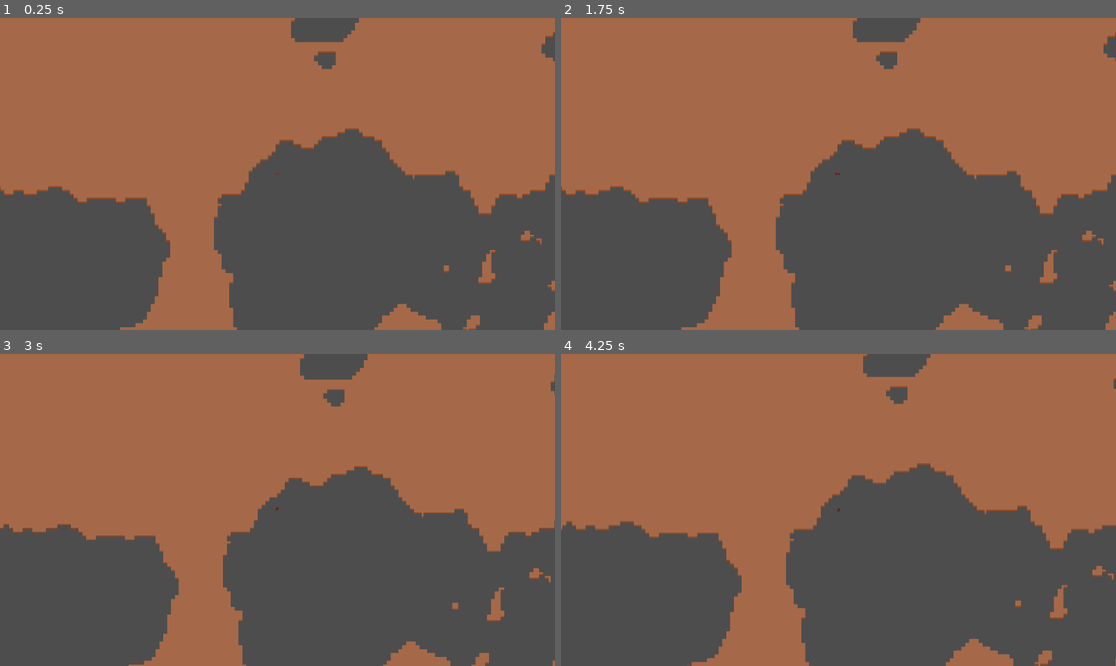
Above: before the commit, frames 1-4 (two rows, left to right).
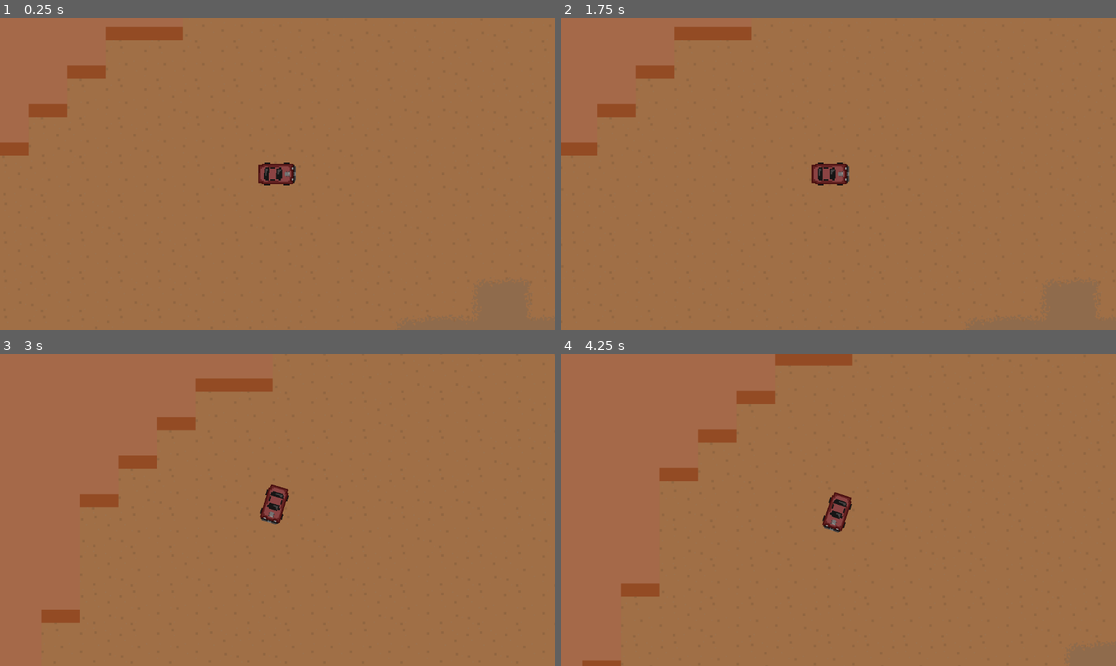
Above: after the commit, the same moments.

Repository: Luminescent-Cheese/untitled-car-game
Game: Godot game, scene res://test_scene.tscn
Same seed, same stepped clock (60 frames per second), same inputs: the game is played once before the commit and once after it.
Inputs:
- Up to frame 1 (0.25 s): no input
- Up to frame 2 (1.75 s): tap Enter at 0.5 s; hold D (right) 0.53-1.28 s; tap Space at 1.25 s; hold S (reverse) from 1.28 s (still down)
- Up to frame 3 (3 s): release S (reverse) at 2.03 s; hold D (right) 2.03-2.78 s; hold W (accelerate) from 2.78 s (still down)
- Up to frame 4 (4.25 s): release W (accelerate) at 3.53 s; hold A (left) from 3.53 s (still down)

The runs differ from the first frame. In frame 1, 45% of the frame differs, in the area x 0-100%, y 0-100%; in frame 2, 45%; in frame 3, 44%; in frame 4, 45%.

Commit message:
Updated Procederal Generation
added more tiles so it looks half decent, also optimized slightly

Diff:
--- a/car.tscn
+++ b/Car/car.tscn
@@ -1,9 +1,9 @@
 [gd_scene load_steps=8 format=3 uid="uid://df354sfjqje18"]
 
-[ext_resource type="Script" uid="uid://c7nyf8jvr5it0" path="res://DriveController.gd" id="1_uoj53"]
-[ext_resource type="Curve" uid="uid://d0cwecvo8kkaa" path="res://steering curve.tres" id="2_06lh1"]
-[ext_resource type="Texture2D" uid="uid://bj7fbixt561cp" path="res://NewCar.png" id="2_uoj53"]
-[ext_resource type="Script" uid="uid://n8mpng4n1e4s" path="res://tire_skid.gd" id="3_k61xc"]
+[ext_resource type="Script" uid="uid://c7nyf8jvr5it0" path="res://Car/DriveController.gd" id="1_uoj53"]
+[ext_resource type="Curve" uid="uid://d0cwecvo8kkaa" path="res://Car/steering curve.tres" id="2_06lh1"]
+[ext_resource type="Texture2D" uid="uid://bj7fbixt561cp" path="res://Car/NewCar.png" id="2_uoj53"]
+[ext_resource type="Script" uid="uid://n8mpng4n1e4s" path="res://Car/tire_skid.gd" id="3_k61xc"]
 
 [sub_resource type="CapsuleShape2D" id="CapsuleShape2D_k61xc"]
 radius = 42.0
@@ -31,7 +31,7 @@
 shape = SubResource("CapsuleShape2D_k61xc")
 
 [node name="Camera2D" type="Camera2D" parent="."]
-zoom = Vector2(0.05, 0.05)
+zoom = Vector2(0.5, 0.5)
 position_smoothing_enabled = true
 
 [node name="skidLines" type="Node2D" parent="."]
--- a/skid.tscn
+++ b/Car/skid.tscn
@@ -1,6 +1,6 @@
 [gd_scene load_steps=3 format=3 uid="uid://b14prd8mnvt2w"]
 
-[ext_resource type="Script" uid="uid://dcga3r30e38cl" path="res://skid.gd" id="1_jucqf"]
+[ext_resource type="Script" uid="uid://dcga3r30e38cl" path="res://Car/skid.gd" id="1_ugj5j"]
 
 [sub_resource type="Gradient" id="Gradient_05oqt"]
 offsets = PackedFloat32Array(0.358025, 0.895062)
@@ -9,7 +9,7 @@
 [node name="skid" type="Line2D"]
 default_color = Color(0, 0, 0, 1)
 gradient = SubResource("Gradient_05oqt")
-script = ExtResource("1_jucqf")
+script = ExtResource("1_ugj5j")
 
 [node name="Timer" type="Timer" parent="."]
 one_shot = true
--- a/tire_skid.gd
+++ b/Car/tire_skid.gd
@@ -1,7 +1,6 @@
 extends Node2D
 
-@onready var skid = preload("res://skid.tscn")
-
+@onready var skid = preload("res://Car/skid.tscn")
 var on: bool = false
 var currentLine: Line2D = null
 
--- /dev/null
+++ b/Level_Generation/Level_Generation.gd
@@ -0,0 +1 @@
+extends Node
--- a/procederal_generation.gd
+++ b/Level_Generation/procederal_generation.gd
@@ -4,17 +4,22 @@
 @onready var RNG = RandomNumberGenerator.new()
 var noise : Noise
 
-var width: int = 500
-var height: int = 500
+var width: int = 200
+var height: int = 200
 
 @onready var LandTiles = $LandTiles
+@onready var SandTiles = $SandBackgroundTiles
 
 var source_id = 1
 var floor_atlas = Vector2i(0,0)
 var wall_atlas = Vector2i(9,2)
+var sand_atlas = Vector2i(9,2)
 
 var cliff_tiles_arr = []
 var terrain_cliff_int = 0
+
+var sand_tiles_arr = []
+var terrain_sand_int = 0
 
 func _ready():
 	find_seed()
@@ -35,11 +40,15 @@
 	for x in range(-width/2, width/2):
 		for y in range(-height/2, height/2):
 			var noise_val = noise.get_noise_2d(x,y)
-			if noise_val >= 0:
+			if noise_val >= 0.04:
 				LandTiles.set_cell(Vector2(x,y), source_id, wall_atlas)
 			elif noise_val >= -0.1:
 				cliff_tiles_arr.append(Vector2i(x,y))
-			elif noise_val < -0.1:
-				pass
-				#LandTiles.set_cell(Vector2(x,y), source_id, floor_atlas)
+			elif noise_val < -0.46:
+				LandTiles.set_cell(Vector2(x,y), 3, sand_atlas)
+			elif noise_val < -0.4:
+				sand_tiles_arr.append(Vector2i(x,y))
+			SandTiles.set_cell(Vector2(x,y), 0, Vector2i(RNG.randf_range(0,2),0))
+
 	LandTiles.set_cells_terrain_connect(cliff_tiles_arr, terrain_cliff_int, 0)
+	LandTiles.set_cells_terrain_connect(sand_tiles_arr, terrain_sand_int, 1)
--- a/procederal_generation.tscn
+++ b/Level_Generation/procederal_generation.tscn
@@ -1,8 +1,10 @@
-[gd_scene load_steps=9 format=3 uid="uid://boh37fyhjdws"]
+[gd_scene load_steps=14 format=3 uid="uid://boh37fyhjdws"]
 
-[ext_resource type="Script" uid="uid://cj2e8p76pcw7r" path="res://procederal_generation.gd" id="1_owqog"]
+[ext_resource type="Script" uid="uid://cj2e8p76pcw7r" path="res://Level_Generation/procederal_generation.gd" id="1_owqog"]
 [ext_resource type="Texture2D" uid="uid://bj5gh1sokekm5" path="res://test tile map.png" id="2_joidj"]
-[ext_resource type="Texture2D" uid="uid://dpa2pbltcrl3d" path="res://basic 48 tile tileset (1).png" id="3_rg5nu"]
+[ext_resource type="Texture2D" uid="uid://dpa2pbltcrl3d" path="res://Level_Generation/basic 48 tile tileset (1).png" id="3_rg5nu"]
+[ext_resource type="Texture2D" uid="uid://cpmwdd1lkhpbh" path="res://Level_Generation/sand 48 tile tileset (4).png" id="4_irrj1"]
+[ext_resource type="Texture2D" uid="uid://w8002euxshok" path="res://Level_Generation/sand (1).png" id="5_grjvn"]
 
 [sub_resource type="FastNoiseLite" id="FastNoiseLite_rg5nu"]
 seed = 9
@@ -596,14 +598,660 @@
 10:1/0 = 0
 10:1/0/terrain_set = 0
 
+[sub_resource type="TileSetAtlasSource" id="TileSetAtlasSource_grjvn"]
+texture = ExtResource("4_irrj1")
+texture_region_size = Vector2i(160, 160)
+0:0/0 = 0
+0:0/0/terrain_set = 0
+0:0/0/terrain = 1
+0:0/0/terrains_peering_bit/bottom_side = 1
+1:0/0 = 0
+1:0/0/terrain_set = 0
+1:0/0/terrain = 1
+1:0/0/terrains_peering_bit/right_side = 1
+1:0/0/terrains_peering_bit/bottom_side = 1
+2:0/0 = 0
+2:0/0/terrain_set = 0
+2:0/0/terrain = 1
+2:0/0/terrains_peering_bit/right_side = 1
+2:0/0/terrains_peering_bit/bottom_side = 1
+2:0/0/terrains_peering_bit/left_side = 1
+3:0/0 = 0
+3:0/0/terrain_set = 0
+3:0/0/terrain = 1
+3:0/0/terrains_peering_bit/bottom_side = 1
+3:0/0/terrains_peering_bit/left_side = 1
+4:0/0 = 0
+4:0/0/terrain_set = 0
+4:0/0/terrain = 1
+4:0/0/terrains_peering_bit/right_side = 1
+4:0/0/terrains_peering_bit/bottom_side = 1
+4:0/0/terrains_peering_bit/left_side = 1
+4:0/0/terrains_peering_bit/top_left_corner = 1
+4:0/0/terrains_peering_bit/top_side = 1
+5:0/0 = 0
+5:0/0/terrain_set = 0
+5:0/0/terrain = 1
+5:0/0/terrains_peering_bit/right_side = 1
+5:0/0/terrains_peering_bit/bottom_right_corner = 1
+5:0/0/terrains_peering_bit/bottom_side = 1
+5:0/0/terrains_peering_bit/left_side = 1
+6:0/0 = 0
+6:0/0/terrain_set = 0
+6:0/0/terrain = 1
+6:0/0/terrains_peering_bit/right_side = 1
+6:0/0/terrains_peering_bit/bottom_side = 1
+6:0/0/terrains_peering_bit/bottom_left_corner = 1
+6:0/0/terrains_peering_bit/left_side = 1
+7:0/0 = 0
+7:0/0/terrain_set = 0
+7:0/0/terrain = 1
+7:0/0/terrains_peering_bit/right_side = 1
+7:0/0/terrains_peering_bit/bottom_side = 1
+7:0/0/terrains_peering_bit/left_side = 1
+7:0/0/terrains_peering_bit/top_side = 1
+7:0/0/terrains_peering_bit/top_right_corner = 1
+8:0/0 = 0
+8:0/0/terrain_set = 0
+8:0/0/terrain = 1
+8:0/0/terrains_peering_bit/right_side = 1
+8:0/0/terrains_peering_bit/bottom_right_corner = 1
+8:0/0/terrains_peering_bit/bottom_side = 1
+9:0/0 = 0
+9:0/0/terrain_set = 0
+9:0/0/terrain = 1
+9:0/0/terrains_peering_bit/right_side = 1
+9:0/0/terrains_peering_bit/bottom_right_corner = 1
+9:0/0/terrains_peering_bit/bottom_side = 1
+9:0/0/terrains_peering_bit/bottom_left_corner = 1
+9:0/0/terrains_peering_bit/left_side = 1
+9:0/0/terrains_peering_bit/top_side = 1
+10:0/0 = 0
+10:0/0/terrain_set = 0
+10:0/0/terrain = 1
+10:0/0/terrains_peering_bit/right_side = 1
+10:0/0/terrains_peering_bit/bottom_right_corner = 1
+10:0/0/terrains_peering_bit/bottom_side = 1
+10:0/0/terrains_peering_bit/bottom_left_corner = 1
+10:0/0/terrains_peering_bit/left_side = 1
+11:0/0 = 0
+11:0/0/terrain_set = 0
+11:0/0/terrain = 1
+11:0/0/terrains_peering_bit/bottom_side = 1
+11:0/0/terrains_peering_bit/bottom_left_corner = 1
+11:0/0/terrains_peering_bit/left_side = 1
+0:1/0 = 0
+0:1/0/terrain_set = 0
+0:1/0/terrain = 1
+0:1/0/terrains_peering_bit/bottom_side = 1
+0:1/0/terrains_peering_bit/top_side = 1
+1:1/0 = 0
+1:1/0/terrain_set = 0
+1:1/0/terrain = 1
+1:1/0/terrains_peering_bit/right_side = 1
+1:1/0/terrains_peering_bit/bottom_side = 1
+1:1/0/terrains_peering_bit/top_side = 1
+2:1/0 = 0
+2:1/0/terrain_set = 0
+2:1/0/terrain = 1
+2:1/0/terrains_peering_bit/right_side = 1
+2:1/0/terrains_peering_bit/bottom_side = 1
+2:1/0/terrains_peering_bit/left_side = 1
+2:1/0/terrains_peering_bit/top_side = 1
+3:1/0 = 0
+3:1/0/terrain_set = 0
+3:1/0/terrain = 1
+3:1/0/terrains_peering_bit/bottom_side = 1
+3:1/0/terrains_peering_bit/left_side = 1
+3:1/0/terrains_peering_bit/top_side = 1
+4:1/0 = 0
+4:1/0/terrain_set = 0
+4:1/0/terrain = 1
+4:1/0/terrains_peering_bit/right_side = 1
+4:1/0/terrains_peering_bit/bottom_right_corner = 1
+4:1/0/terrains_peering_bit/bottom_side = 1
+4:1/0/terrains_peering_bit/top_side = 1
+5:1/0 = 0
+5:1/0/terrain_set = 0
+5:1/0/terrain = 1
+5:1/0/terrains_peering_bit/right_side = 1
+5:1/0/terrains_peering_bit/bottom_right_corner = 1
+5:1/0/terrains_peering_bit/bottom_side = 1
+5:1/0/terrains_peering_bit/bottom_left_corner = 1
+5:1/0/terrains_peering_bit/left_side = 1
+5:1/0/terrains_peering_bit/top_side = 1
+5:1/0/terrains_peering_bit/top_right_corner = 1
+6:1/0 = 0
+6:1/0/terrain_set = 0
+6:1/0/terrain = 1
+6:1/0/terrains_peering_bit/right_side = 1
+6:1/0/terrains_peering_bit/bottom_right_corner = 1
+6:1/0/terrains_peering_bit/bottom_side = 1
+6:1/0/terrains_peering_bit/bottom_left_corner = 1
+6:1/0/terrains_peering_bit/left_side = 1
+6:1/0/terrains_peering_bit/top_left_corner = 1
+6:1/0/terrains_peering_bit/top_side = 1
+7:1/0 = 0
+7:1/0/terrain_set = 0
+7:1/0/terrain = 1
+7:1/0/terrains_peering_bit/bottom_side = 1
+7:1/0/terrains_peering_bit/bottom_left_corner = 1
+7:1/0/terrains_peering_bit/left_side = 1
+7:1/0/terrains_peering_bit/top_side = 1
+8:1/0 = 0
+8:1/0/terrain_set = 0
+8:1/0/terrain = 1
+8:1/0/terrains_peering_bit/right_side = 1
+8:1/0/terrains_peering_bit/bottom_right_corner = 1
+8:1/0/terrains_peering_bit/bottom_side = 1
+8:1/0/terrains_peering_bit/top_side = 1
+8:1/0/terrains_peering_bit/top_right_corner = 1
+9:1/0 = 0
+9:1/0/terrain_set = 0
+9:1/0/terrain = 1
+9:1/0/terrains_peering_bit/right_side = 1
+9:1/0/terrains_peering_bit/bottom_side = 1
+9:1/0/terrains_peering_bit/bottom_left_corner = 1
+9:1/0/terrains_peering_bit/left_side = 1
+9:1/0/terrains_peering_bit/top_side = 1
+9:1/0/terrains_peering_bit/top_right_corner = 1
+11:1/0 = 0
+11:1/0/terrain_set = 0
+11:1/0/terrain = 1
+11:1/0/terrains_peering_bit/right_side = 1
+11:1/0/terrains_peering_bit/bottom_side = 1
+11:1/0/terrains_peering_bit/bottom_left_corner = 1
+11:1/0/terrains_peering_bit/left_side = 1
+11:1/0/terrains_peering_bit/top_left_corner = 1
+11:1/0/terrains_peering_bit/top_side = 1
+0:2/0 = 0
+0:2/0/terrain_set = 0
+0:2/0/terrain = 1
+0:2/0/terrains_peering_bit/top_side = 1
+1:2/0 = 0
+1:2/0/terrain_set = 0
+1:2/0/terrain = 1
+1:2/0/terrains_peering_bit/right_side = 1
+1:2/0/terrains_peering_bit/top_side = 1
+2:2/0 = 0
+2:2/0/terrain_set = 0
+2:2/0/terrain = 1
+2:2/0/terrains_peering_bit/right_side = 1
+2:2/0/terrains_peering_bit/left_side = 1
+2:2/0/terrains_peering_bit/top_side = 1
+3:2/0 = 0
+3:2/0/terrain_set = 0
+3:2/0/terrain = 1
+3:2/0/terrains_peering_bit/left_side = 1
+3:2/0/terrains_peering_bit/top_side = 1
+4:2/0 = 0
+4:2/0/terrain_set = 0
+4:2/0/terrain = 1
+4:2/0/terrains_peering_bit/right_side = 1
+4:2/0/terrains_peering_bit/bottom_side = 1
+4:2/0/terrains_peering_bit/top_side = 1
+4:2/0/terrains_peering_bit/top_right_corner = 1
+5:2/0 = 0
+5:2/0/terrain_set = 0
+5:2/0/terrain = 1
+5:2/0/terrains_peering_bit/right_side = 1
+5:2/0/terrains_peering_bit/bottom_right_corner = 1
+5:2/0/terrains_peering_bit/bottom_side = 1
+5:2/0/terrains_peering_bit/left_side = 1
+5:2/0/terrains_peering_bit/top_left_corner = 1
+5:2/0/terrains_peering_bit/top_side = 1
+5:2/0/terrains_peering_bit/top_right_corner = 1
+6:2/0 = 0
+6:2/0/terrain_set = 0
+6:2/0/terrain = 1
+6:2/0/terrains_peering_bit/right_side = 1
+6:2/0/terrains_peering_bit/bottom_side = 1
+6:2/0/terrains_peering_bit/bottom_left_corner = 1
+6:2/0/terrains_peering_bit/left_side = 1
+6:2/0/terrains_peering_bit/top_left_corner = 1
+6:2/0/terrains_peering_bit/top_side = 1
+6:2/0/terrains_peering_bit/top_right_corner = 1
+7:2/0 = 0
+7:2/0/terrain_set = 0
+7:2/0/terrain = 1
+7:2/0/terrains_peering_bit/bottom_side = 1
+7:2/0/terrains_peering_bit/left_side = 1
+7:2/0/terrains_peering_bit/top_left_corner = 1
+7:2/0/terrains_peering_bit/top_side = 1
+8:2/0 = 0
+8:2/0/terrain_set = 0
+8:2/0/terrain = 1
+8:2/0/terrains_peering_bit/right_side = 1
+8:2/0/terrains_peering_bit/bottom_right_corner = 1
+8:2/0/terrains_peering_bit/bottom_side = 1
+8:2/0/terrains_peering_bit/left_side = 1
+8:2/0/terrains_peering_bit/top_side = 1
+8:2/0/terrains_peering_bit/top_right_corner = 1
+9:2/0 = 0
+9:2/0/terrain_set = 0
+9:2/0/terrain = 1
+9:2/0/terrains_peering_bit/right_side = 1
+9:2/0/terrains_peering_bit/bottom_right_corner = 1
+9:2/0/terrains_peering_bit/bottom_side = 1
+9:2/0/terrains_peering_bit/bottom_left_corner = 1
+9:2/0/terrains_peering_bit/left_side = 1
+9:2/0/terrains_peering_bit/top_left_corner = 1
+9:2/0/terrains_peering_bit/top_side = 1
+9:2/0/terrains_peering_bit/top_right_corner = 1
+10:2/0 = 0
+10:2/0/terrain_set = 0
+10:2/0/terrain = 1
+10:2/0/terrains_peering_bit/right_side = 1
+10:2/0/terrains_peering_bit/bottom_right_corner = 1
+10:2/0/terrains_peering_bit/bottom_side = 1
+10:2/0/terrains_peering_bit/left_side = 1
+10:2/0/terrains_peering_bit/top_left_corner = 1
+10:2/0/terrains_peering_bit/top_side = 1
+11:2/0 = 0
+11:2/0/terrain_set = 0
+11:2/0/terrain = 1
+11:2/0/terrains_peering_bit/bottom_side = 1
+11:2/0/terrains_peering_bit/bottom_left_corner = 1
+11:2/0/terrains_peering_bit/left_side = 1
+11:2/0/terrains_peering_bit/top_left_corner = 1
+11:2/0/terrains_peering_bit/top_side = 1
+0:3/0 = 0
+0:3/0/terrain_set = 0
+0:3/0/terrain = 1
+1:3/0 = 0
+1:3/0/terrain_set = 0
+1:3/0/terrain = 1
+1:3/0/terrains_peering_bit/right_side = 1
+2:3/0 = 0
+2:3/0/terrain_set = 0
+2:3/0/terrain = 1
+2:3/0/terrains_peering_bit/right_side = 1
+2:3/0/terrains_peering_bit/left_side = 1
+3:3/0 = 0
+3:3/0/terrain_set = 0
+3:3/0/terrain = 1
+3:3/0/terrains_peering_bit/left_side = 1
+4:3/0 = 0
+4:3/0/terrain_set = 0
+4:3/0/terrain = 1
+4:3/0/terrains_peering_bit/right_side = 1
+4:3/0/terrains_peering_bit/bottom_side = 1
+4:3/0/terrains_peering_bit/bottom_left_corner = 1
+4:3/0/terrains_peering_bit/left_side = 1
+4:3/0/terrains_peering_bit/top_side = 1
+5:3/0 = 0
+5:3/0/terrain_set = 0
+5:3/0/terrain = 1
+5:3/0/terrains_peering_bit/right_side = 1
+5:3/0/terrains_peering_bit/left_side = 1
+5:3/0/terrains_peering_bit/top_side = 1
+5:3/0/terrains_peering_bit/top_right_corner = 1
+6:3/0 = 0
+6:3/0/terrain_set = 0
+6:3/0/terrain = 1
+6:3/0/terrains_peering_bit/right_side = 1
+6:3/0/terrains_peering_bit/left_side = 1
+6:3/0/terrains_peering_bit/top_left_corner = 1
+6:3/0/terrains_peering_bit/top_side = 1
+7:3/0 = 0
+7:3/0/terrain_set = 0
+7:3/0/terrain = 1
+7:3/0/terrains_peering_bit/right_side = 1
+7:3/0/terrains_peering_bit/bottom_right_corner = 1
+7:3/0/terrains_peering_bit/bottom_side = 1
+7:3/0/terrains_peering_bit/left_side = 1
+7:3/0/terrains_peering_bit/top_side = 1
+8:3/0 = 0
+8:3/0/terrain_set = 0
+8:3/0/terrain = 1
+8:3/0/terrains_peering_bit/right_side = 1
+8:3/0/terrains_peering_bit/top_side = 1
+8:3/0/terrains_peering_bit/top_right_corner = 1
+9:3/0 = 0
+9:3/0/terrain_set = 0
+9:3/0/terrain = 1
+9:3/0/terrains_peering_bit/right_side = 1
+9:3/0/terrains_peering_bit/left_side = 1
+9:3/0/terrains_peering_bit/top_left_corner = 1
+9:3/0/terrains_peering_bit/top_side = 1
+9:3/0/terrains_peering_bit/top_right_corner = 1
+10:3/0 = 0
+10:3/0/terrain_set = 0
+10:3/0/terrain = 1
+10:3/0/terrains_peering_bit/right_side = 1
+10:3/0/terrains_peering_bit/bottom_side = 1
+10:3/0/terrains_peering_bit/left_side = 1
+10:3/0/terrains_peering_bit/top_left_corner = 1
+10:3/0/terrains_peering_bit/top_side = 1
+10:3/0/terrains_peering_bit/top_right_corner = 1
+11:3/0 = 0
+11:3/0/terrain_set = 0
+11:3/0/terrain = 1
+11:3/0/terrains_peering_bit/left_side = 1
+11:3/0/terrains_peering_bit/top_left_corner = 1
+11:3/0/terrains_peering_bit/top_side = 1
+10:1/0 = 0
+10:1/0/terrain_set = 0
+
 [sub_resource type="TileSet" id="TileSet_rkxxh"]
 tile_size = Vector2i(160, 160)
 physics_layer_0/collision_layer = 2
 terrain_set_0/mode = 0
 terrain_set_0/terrain_0/name = "Test Cliifs"
 terrain_set_0/terrain_0/color = Color(3.65794e-06, 0.71247, 0.318281, 1)
+terrain_set_0/terrain_1/name = "Sand"
+terrain_set_0/terrain_1/color = Color(0.828926, 0, 0.156171, 1)
 sources/0 = SubResource("TileSetAtlasSource_cdfsj")
 sources/1 = SubResource("TileSetAtlasSource_4d5af")
+sources/3 = SubResource("TileSetAtlasSource_grjvn")
+
+[sub_resource type="TileSetAtlasSource" id="TileSetAtlasSource_uwrib"]
+texture = ExtResource("5_grjvn")
+texture_region_size = Vector2i(160, 160)
+0:0/0 = 0
+1:0/0 = 0
+2:0/0 = 0
+3:0/0 = 0
+4:0/0 = 0
+5:0/0 = 0
+6:0/0 = 0
+7:0/0 = 0
+8:0/0 = 0
+9:0/0 = 0
+10:0/0 = 0
+11:0/0 = 0
+12:0/0 = 0
+13:0/0 = 0
+14:0/0 = 0
+15:0/0 = 0
+16:0/0 = 0
+17:0/0 = 0
+18:0/0 = 0
+19:0/0 = 0
+20:0/0 = 0
+21:0/0 = 0
+22:0/0 = 0
+23:0/0 = 0
+24:0/0 = 0
+25:0/0 = 0
+26:0/0 = 0
+27:0/0 = 0
+28:0/0 = 0
+29:0/0 = 0
+0:1/0 = 0
+1:1/0 = 0
+2:1/0 = 0
+3:1/0 = 0
+4:1/0 = 0
+5:1/0 = 0
+6:1/0 = 0
+7:1/0 = 0
+8:1/0 = 0
+9:1/0 = 0
+10:1/0 = 0
+11:1/0 = 0
+12:1/0 = 0
+13:1/0 = 0
+14:1/0 = 0
+15:1/0 = 0
+16:1/0 = 0
+17:1/0 = 0
+18:1/0 = 0
+19:1/0 = 0
+20:1/0 = 0
+21:1/0 = 0
+22:1/0 = 0
+23:1/0 = 0
+24:1/0 = 0
+25:1/0 = 0
+26:1/0 = 0
+27:1/0 = 0
+28:1/0 = 0
+29:1/0 = 0
+0:2/0 = 0
+1:2/0 = 0
+2:2/0 = 0
+3:2/0 = 0
+4:2/0 = 0
+5:2/0 = 0
+6:2/0 = 0
+7:2/0 = 0
+8:2/0 = 0
+9:2/0 = 0
+10:2/0 = 0
+11:2/0 = 0
+12:2/0 = 0
+13:2/0 = 0
+14:2/0 = 0
+15:2/0 = 0
+16:2/0 = 0
+17:2/0 = 0
+18:2/0 = 0
+19:2/0 = 0
+20:2/0 = 0
+21:2/0 = 0
+22:2/0 = 0
+23:2/0 = 0
+24:2/0 = 0
+25:2/0 = 0
+26:2/0 = 0
+27:2/0 = 0
+28:2/0 = 0
+29:2/0 = 0
+0:3/0 = 0
+1:3/0 = 0
+2:3/0 = 0
+3:3/0 = 0
+4:3/0 = 0
+5:3/0 = 0
+6:3/0 = 0
+7:3/0 = 0
+8:3/0 = 0
+9:3/0 = 0
+10:3/0 = 0
+11:3/0 = 0
+12:3/0 = 0
+13:3/0 = 0
+14:3/0 = 0
+15:3/0 = 0
+16:3/0 = 0
+17:3/0 = 0
+18:3/0 = 0
+19:3/0 = 0
+20:3/0 = 0
+21:3/0 = 0
+22:3/0 = 0
+23:3/0 = 0
+24:3/0 = 0
+25:3/0 = 0
+26:3/0 = 0
+27:3/0 = 0
+28:3/0 = 0
+29:3/0 = 0
+0:4/0 = 0
+1:4/0 = 0
+2:4/0 = 0
+3:4/0 = 0
+4:4/0 = 0
+5:4/0 = 0
+6:4/0 = 0
+7:4/0 = 0
+8:4/0 = 0
+9:4/0 = 0
+10:4/0 = 0
+11:4/0 = 0
+12:4/0 = 0
+13:4/0 = 0
+14:4/0 = 0
+15:4/0 = 0
+16:4/0 = 0
+17:4/0 = 0
+18:4/0 = 0
+19:4/0 = 0
+20:4/0 = 0
+21:4/0 = 0
+22:4/0 = 0
+23:4/0 = 0
+24:4/0 = 0
+25:4/0 = 0
+26:4/0 = 0
+27:4/0 = 0
+28:4/0 = 0
+29:4/0 = 0
+0:5/0 = 0
+1:5/0 = 0
+2:5/0 = 0
+3:5/0 = 0
+4:5/0 = 0
+5:5/0 = 0
+6:5/0 = 0
+7:5/0 = 0
+8:5/0 = 0
+9:5/0 = 0
+10:5/0 = 0
+11:5/0 = 0
+12:5/0 = 0
+13:5/0 = 0
+14:5/0 = 0
+15:5/0 = 0
+16:5/0 = 0
+17:5/0 = 0
+18:5/0 = 0
+19:5/0 = 0
+20:5/0 = 0
+21:5/0 = 0
+22:5/0 = 0
+23:5/0 = 0
+24:5/0 = 0
+25:5/0 = 0
+26:5/0 = 0
+27:5/0 = 0
+28:5/0 = 0
+29:5/0 = 0
+0:6/0 = 0
+1:6/0 = 0
+2:6/0 = 0
+3:6/0 = 0
+4:6/0 = 0
+5:6/0 = 0
+6:6/0 = 0
+7:6/0 = 0
+8:6/0 = 0
+9:6/0 = 0
+10:6/0 = 0
+11:6/0 = 0
+12:6/0 = 0
+13:6/0 = 0
+14:6/0 = 0
+15:6/0 = 0
+16:6/0 = 0
+17:6/0 = 0
+18:6/0 = 0
+19:6/0 = 0
+20:6/0 = 0
+21:6/0 = 0
+22:6/0 = 0
+23:6/0 = 0
+24:6/0 = 0
+25:6/0 = 0
+26:6/0 = 0
+27:6/0 = 0
+28:6/0 = 0
+29:6/0 = 0
+0:7/0 = 0
+1:7/0 = 0
+2:7/0 = 0
+3:7/0 = 0
+4:7/0 = 0
+5:7/0 = 0
+6:7/0 = 0
+7:7/0 = 0
+8:7/0 = 0
+9:7/0 = 0
+10:7/0 = 0
+11:7/0 = 0
+12:7/0 = 0
+13:7/0 = 0
+14:7/0 = 0
+15:7/0 = 0
+16:7/0 = 0
+17:7/0 = 0
+18:7/0 = 0
+19:7/0 = 0
+20:7/0 = 0
+21:7/0 = 0
+22:7/0 = 0
+23:7/0 = 0
+24:7/0 = 0
+25:7/0 = 0
+26:7/0 = 0
+27:7/0 = 0
+28:7/0 = 0
+29:7/0 = 0
+0:8/0 = 0
+1:8/0 = 0
+2:8/0 = 0
+3:8/0 = 0
+4:8/0 = 0
+5:8/0 = 0
+6:8/0 = 0
+7:8/0 = 0
+8:8/0 = 0
+9:8/0 = 0
+10:8/0 = 0
+11:8/0 = 0
+12:8/0 = 0
+13:8/0 = 0
+14:8/0 = 0
+15:8/0 = 0
+16:8/0 = 0
+17:8/0 = 0
+18:8/0 = 0
+19:8/0 = 0
+20:8/0 = 0
+21:8/0 = 0
+22:8/0 = 0
+23:8/0 = 0
+24:8/0 = 0
+25:8/0 = 0
+26:8/0 = 0
+27:8/0 = 0
+28:8/0 = 0
+29:8/0 = 0
+0:9/0 = 0
+1:9/0 = 0
+2:9/0 = 0
+3:9/0 = 0
+4:9/0 = 0
+5:9/0 = 0
+6:9/0 = 0
+7:9/0 = 0
+8:9/0 = 0
+9:9/0 = 0
+10:9/0 = 0
+11:9/0 = 0
+12:9/0 = 0
+13:9/0 = 0
+14:9/0 = 0
+15:9/0 = 0
+16:9/0 = 0
+17:9/0 = 0
+18:9/0 = 0
+19:9/0 = 0
+20:9/0 = 0
+21:9/0 = 0
+22:9/0 = 0
+23:9/0 = 0
+24:9/0 = 0
+25:9/0 = 0
+26:9/0 = 0
+27:9/0 = 0
+28:9/0 = 0
+29:9/0 = 0
+
+[sub_resource type="TileSet" id="TileSet_2vdnq"]
+tile_size = Vector2i(160, 160)
+sources/0 = SubResource("TileSetAtlasSource_uwrib")
 
 [node name="ProcederalGeneration" type="Node2D"]
 script = ExtResource("1_owqog")
@@ -611,3 +1259,8 @@
 
 [node name="LandTiles" type="TileMapLayer" parent="."]
 tile_set = SubResource("TileSet_rkxxh")
+
+[node name="SandBackgroundTiles" type="TileMapLayer" parent="."]
+modulate = Color(0.830335, 0.830335, 0.830335, 1)
+z_index = -5
+tile_set = SubResource("TileSet_2vdnq")
--- a/test_scene.tscn
+++ b/test_scene.tscn
@@ -1,7 +1,7 @@
 [gd_scene load_steps=3 format=3 uid="uid://cxtm8ui0b4rdy"]
 
-[ext_resource type="PackedScene" uid="uid://boh37fyhjdws" path="res://procederal_generation.tscn" id="1_ia1lp"]
-[ext_resource type="PackedScene" uid="uid://df354sfjqje18" path="res://car.tscn" id="1_uhqqe"]
+[ext_resource type="PackedScene" uid="uid://boh37fyhjdws" path="res://Level_Generation/procederal_generation.tscn" id="1_ia1lp"]
+[ext_resource type="PackedScene" uid="uid://df354sfjqje18" path="res://Car/car.tscn" id="1_uhqqe"]
 
 [node name="test scene" type="Node2D"]
 
Renamed: DriveController.gd -> Car/DriveController.gd
Renamed: DriveController.gd.uid -> Car/DriveController.gd.uid
Renamed: NewCar.png -> Car/NewCar.png
Not shown, added: Car/NewCar.png.import
Renamed: skid.gd -> Car/skid.gd
Renamed: skid.gd.uid -> Car/skid.gd.uid
Renamed: steering curve.tres -> Car/steering curve.tres
Renamed: tire_skid.gd.uid -> Car/tire_skid.gd.uid
Not shown, added: Level_Generation/Level_Generation.gd.uid
Renamed: basic 48 tile tileset (1).png -> Level_Generation/basic 48 tile tileset (1).png
Not shown, changed: Level_Generation/basic 48 tile tileset (1).png.import
Renamed: procederal_generation.gd.uid -> Level_Generation/procederal_generation.gd.uid
(and 4 more such lines)
